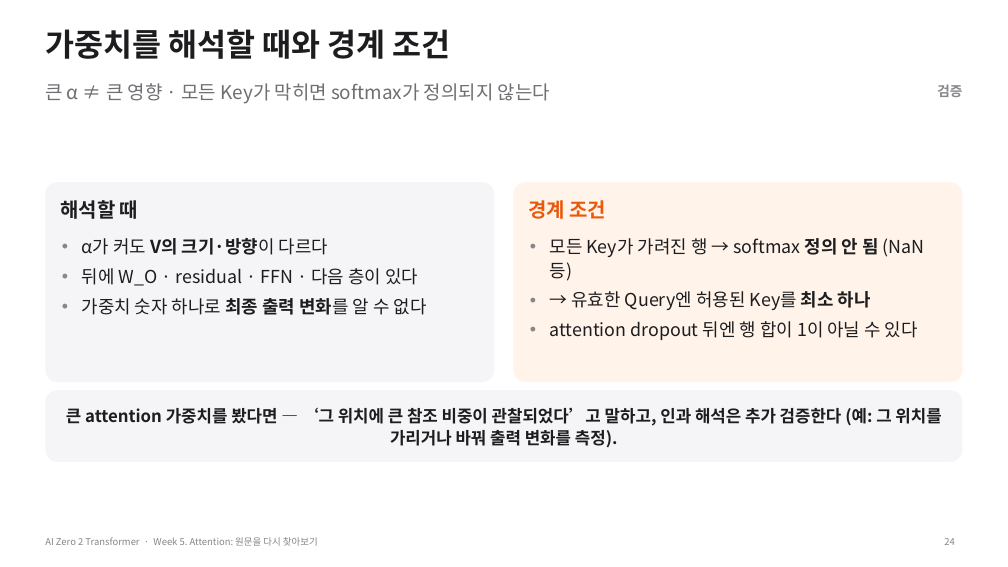
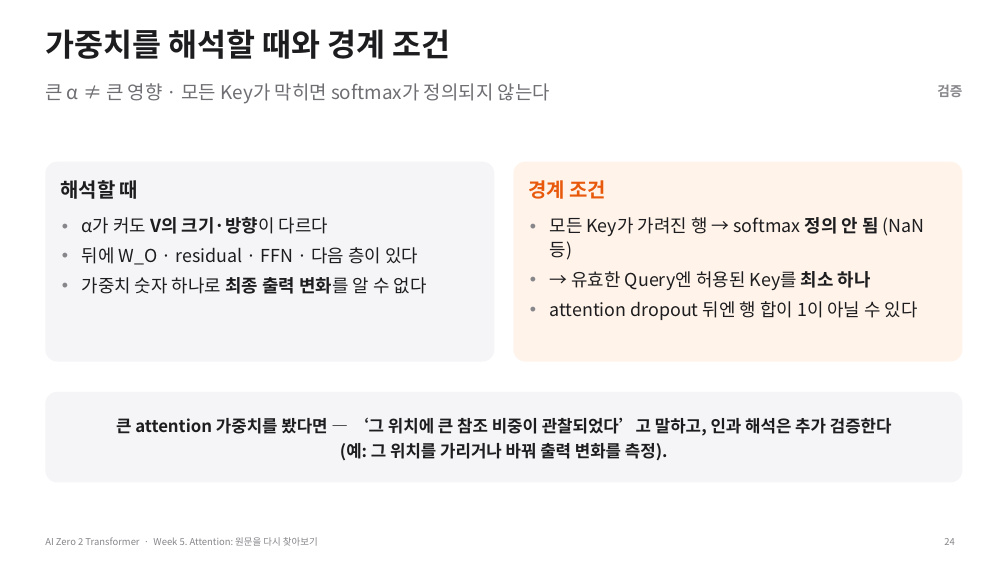
Before and after one commit to myunhh/AI-Zero-2-Transformers, a slide deck: slide 24 of lectures/week05_attention.pptx. Drawn at 1008x567 pixels with LibreOffice and Linux fonts; fonts in the diff are those of the drawing. Boxes give left, top, right and bottom in pixels: in the first picture for what was removed or moved away, otherwise in the second. Text is boxed around its words. In the diff, an @@ line names an element or a change of style, - is before the commit and + after.

```diff
--- a/lectures/week05_attention.pptx
+++ b/lectures/week05_attention.pptx
@@ 4 texts, 2 rounded rectangles moved together from (x1=45, y1=182, x2=963, y2=382) to (x1=45, y1=162, x2=963, y2=361) @@
@@ rounded rectangle "큰 attention 가중치를 봤다면 — ..." resized from (x1=45, y1=390, x2=963, y2=462) to (x1=45, y1=392, x2=963, y2=482) @@
@@ rounded rectangle "큰 attention 가중치를 봤다면 — ..." at (x1=45, y1=392, x2=963, y2=482): proportions changed @@
@@ text in rounded rectangle at (x1=116, y1=417, x2=892, y2=460): text changed @@
-큰 attention 가중치를 봤다면 — ‘그 위치에 큰 참조 비중이 관찰되었다’고 말하고, 인과 해석은 추가 검증한다 (예: 그 위치를 가리거나 바꿔 출력 변화를 측정).
+큰 attention 가중치를 봤다면 — ‘그 위치에 큰 참조 비중이 관찰되었다’고 말하고, 인과 해석은 추가 검증한다
+(예: 그 위치를 가리거나 바꿔 출력 변화를 측정).
```
Also in this commit, not shown: 10 other slides changed, 10 other files.
